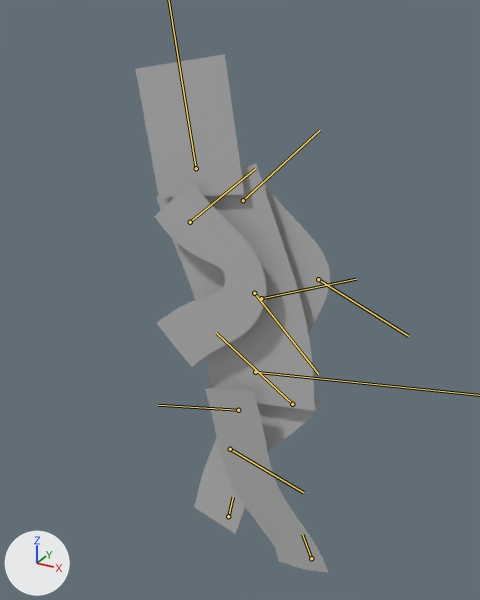
A saved change to the FBX model UnityProjekt/Assets/_Resources/Models/PlayerMesh.fbx.
Before and after are seen from a camera (50 mm lens) standing at (0.0453, -0.0876, 0.0946) and looking at (-0.0035, 0.0011, 0.0502). Lighting does not change. The marker at lower left points along +X, +Y and +Z. Both versions are drawn at frame 15 of the action 'Take 001'; the numbers are the values there. The bones that change are drawn over the model as lines.

Names of what the first picture shows: 'PlayerMesh'.
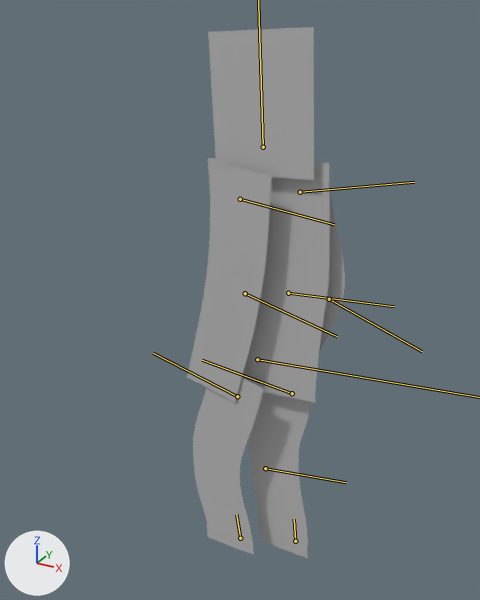
What the commit changed:
Bone 'Hips' (bone_hips) moves from (-0.8, 0.0, 0.0) to (-0.55, 0.04, 0.0).
Bone 'Hips' (bone_hips) turns from (0, 0, -9) to (0, 0, -5) degrees about its own x, y and z.
Bone 'MidleBody' (bone_midlebody) moves from (0.0, 0.0, 0.0) to (-0.08, 0.33, 0.0).
Bone 'MidleBody' (bone_midlebody) turns from (0, 0, -13) to (0, 0, 1) degrees about its own x, y and z.
Bone 'Head' (bone_head) turns from (0, 0, -13) to (0, 0, -1) degrees about its own x, y and z.
Bone 'UperArmBack' (bone_uperarmback) turns from (0, 0, -20) to (0, 0, 9) degrees about its own x, y and z.
Bone 'MidleArmBack' (bone_midlearmback) turns from (0, 0, 86) to (0, 0, 8) degrees about its own x, y and z.
Bone 'UperArmFront' (bone_uperarmfront) turns from (0, 0, 20) to (0, 0, 6) degrees about its own x, y and z.
Bone 'MidleArmFront' (bone_midlearmfront) turns from (0, 0, -66) to (0, 0, -31) degrees about its own x, y and z.
Bone 'UperLegBack' (bone_uperlegback) turns from (-1, -2, 5) to (0, 0, -17) degrees about its own x, y and z.
Bone 'FootBack' (bone_footback) turns from (0, -1, 26) to (0, 0, 10) degrees about its own x, y and z.
Bone 'UperLegFront' (bone_uperlegfront) turns from (1, 1, 42) to (0, 0, 10) degrees about its own x, y and z.
Bone 'MidleLegFront' (bone_midlelegfront) turns from (0, 0, 17) to (0, 0, 14) degrees about its own x, y and z.
Bone 'FootFront' (bone_footfront) turns from (0, 0, -1) to (0, 0, 8) degrees about its own x, y and z.

Where the change shows, as pixel boxes (x1, y1, x2, y2) in the pictures (480 x 600 px):
'PlayerMesh', posed (19% narrower): before (135, 54, 330, 573); after (187, 27, 345, 558)
bone 'MidleBody', root to tip: before (261, 298) to (356, 279); after (288, 293) to (394, 306)
bone 'UperArmBack', root to tip: before (190, 222) to (255, 168); after (240, 199) to (334, 224)
bone 'MidleArmBack', root to tip: before (254, 293) to (318, 374); after (245, 293) to (337, 336)
bone 'UperArmFront', root to tip: before (243, 200) to (320, 130); after (300, 192) to (414, 182)
bone 'MidleArmFront', root to tip: before (318, 279) to (408, 336); after (329, 299) to (422, 351)
bone 'UperLegBack', root to tip: before (238, 410) to (158, 405); after (237, 396) to (153, 353)
bone 'FootBack', root to tip: before (311, 558) to (302, 534); after (240, 538) to (236, 514)
bone 'UperLegFront', root to tip: before (292, 404) to (216, 333); after (292, 393) to (202, 360)
bone 'MidleLegFront', root to tip: before (230, 449) to (303, 492); after (265, 468) to (346, 482)
bone 'FootFront', root to tip: before (228, 516) to (233, 497); after (295, 541) to (294, 519)
